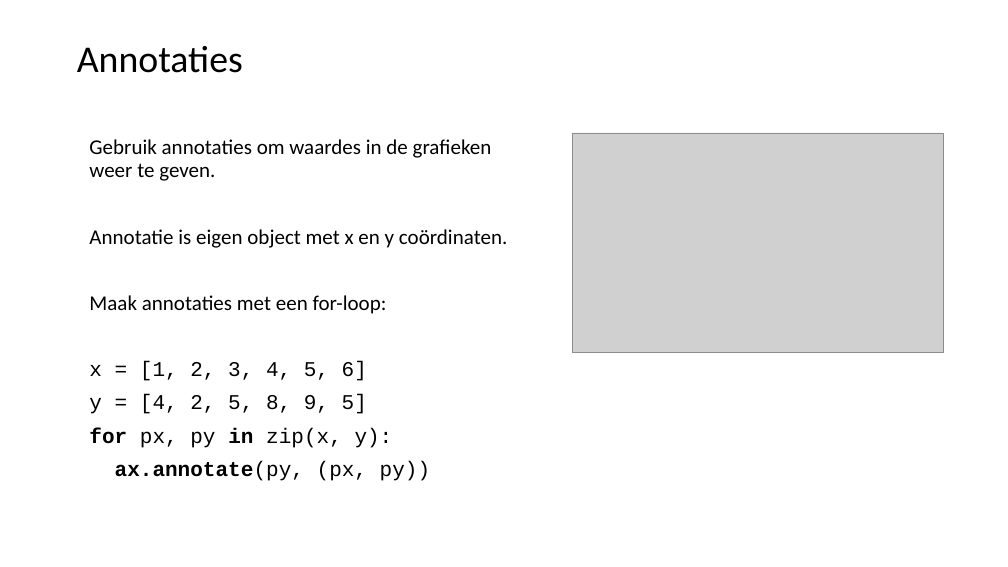
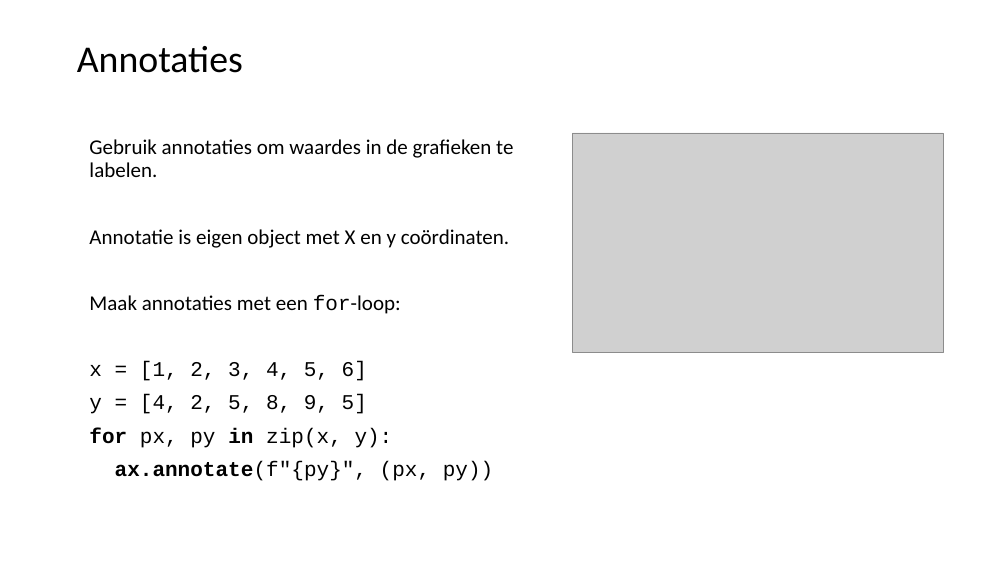
Before and after one commit to LFKoning/knowledge-sharing, a slide deck: slide 28 of python_trainees/3_pandas_plotting/python_traineeship_3.pptx (slide 23 before the commit). Drawn at 1008x567 pixels with LibreOffice and Linux fonts; fonts in the diff are those of the drawing; grey boxes stand for pictures. Boxes give left, top, right and bottom in pixels: in the first picture for what was removed or moved away, otherwise in the second. Text is boxed around its words. In the diff, an @@ line names an element or a change of style, - is before the commit and + after.

```diff
--- a/python_trainees/3_pandas_plotting/python_traineeship_3.pptx
+++ b/python_trainees/3_pandas_plotting/python_traineeship_3.pptx
@@ text at box(89, 139, 513, 248): text changed @@
-Gebruik annotaties om waardes in de grafieken weer te geven.
-Annotatie is eigen object met x en y coördinaten.
+Gebruik annotaties om waardes in de grafieken te labelen.
+Annotatie is eigen object met X en y coördinaten.
@@ text at box(89, 295, 401, 314): font Calibri to Courier New in "for-loop:" @@
@@ text at box(115, 461, 493, 481): text changed @@
-ax.annotate(py, (px, py))
+ax.annotate(f"{py}", (px, py))
```
Also in this commit, not shown: 14 other slides changed, 8 slides added, 2 slides removed, 17 other files.
